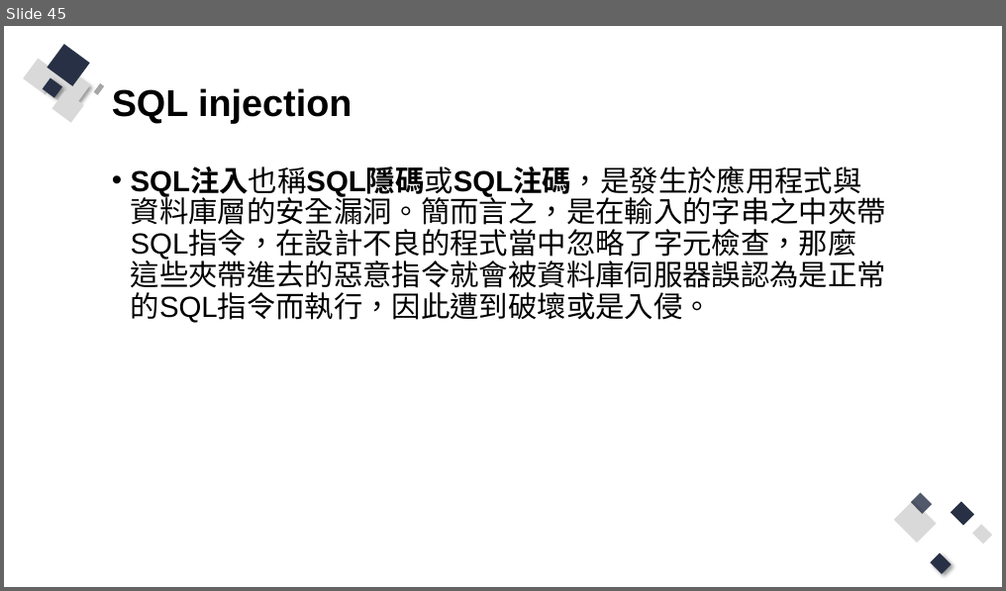
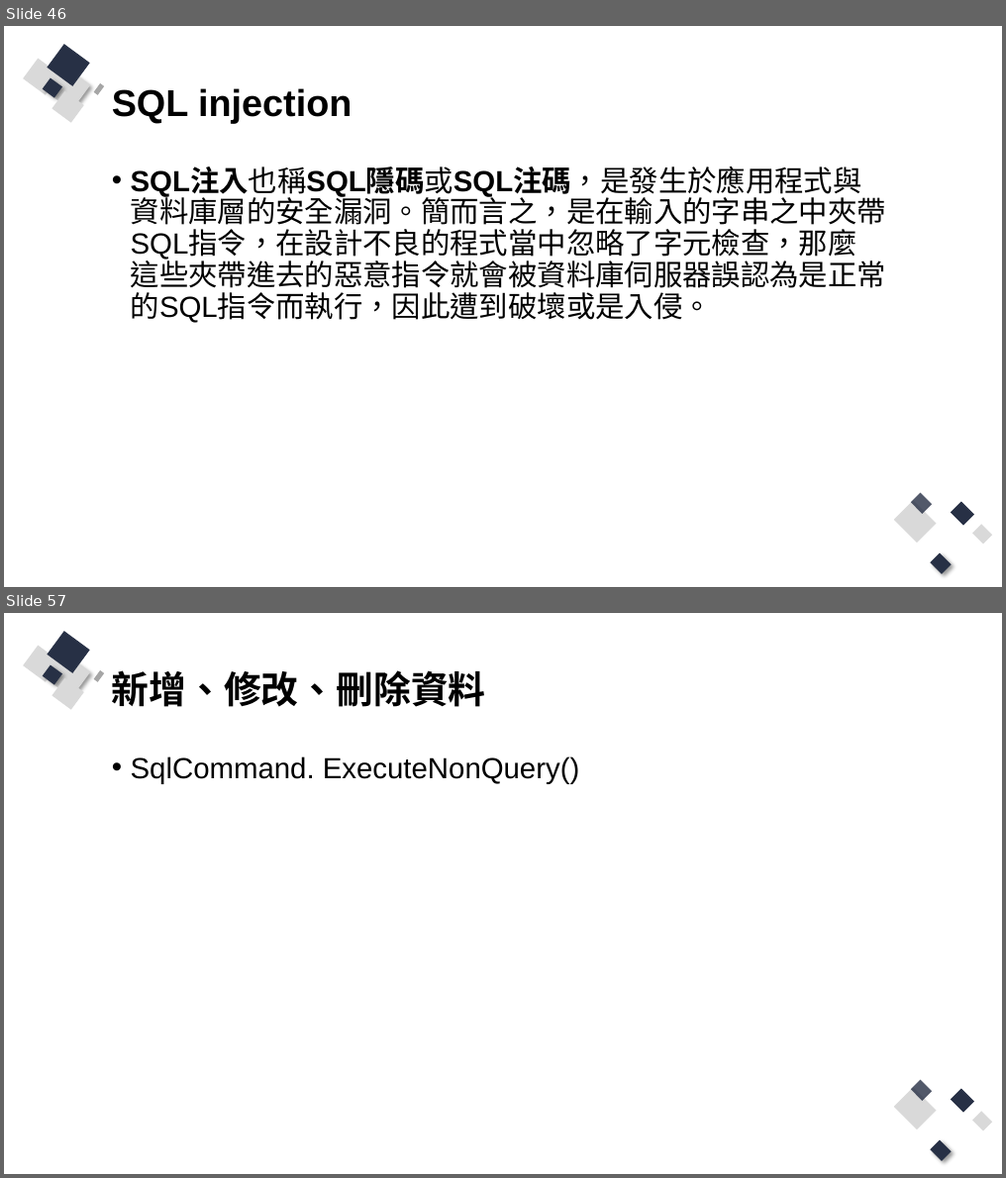
Before and after one commit to Q81JIAXIONG/-, a slide deck: 投影片/3.網站程式與資料庫溝通、互動.pptx. Shown one above the other, each under a label of ours: slide 45 before the commit, slides 46 and 57 after it; the slides between them are not shown. The pictures are 1006x591 and 1006x1178 pixels, drawn with LibreOffice and Linux fonts; fonts in the diff are those of the drawing. Boxes give left, top, right and bottom in pixels: in the first picture for what was removed or moved away, otherwise in the second. Text is boxed around its words. In the diff, an @@ line names an element or a change of style, - is before the commit and + after.

```diff
--- a/投影片/3.網站程式與資料庫溝通、互動.pptx
+++ b/投影片/3.網站程式與資料庫溝通、互動.pptx
@@ slide 57 added at (4,613,1002,1174), background #FFFFFF; not listed: 13 template elements that a slide beside it also shows @@
@@ title added at (112,670,486,707), 36 pt, text #000000, bold @@
+新增、修改、刪除資料
@@ text added at (131,757,580,783), 28 pt, text #000000 @@
+• SqlCommand. ExecuteNonQuery()
@@ what was slide 45 is now slide 46 @@
```
Also in this commit, not shown: 6 slides changed, 10 other slides added, 7 slides removed, 11 other files.
